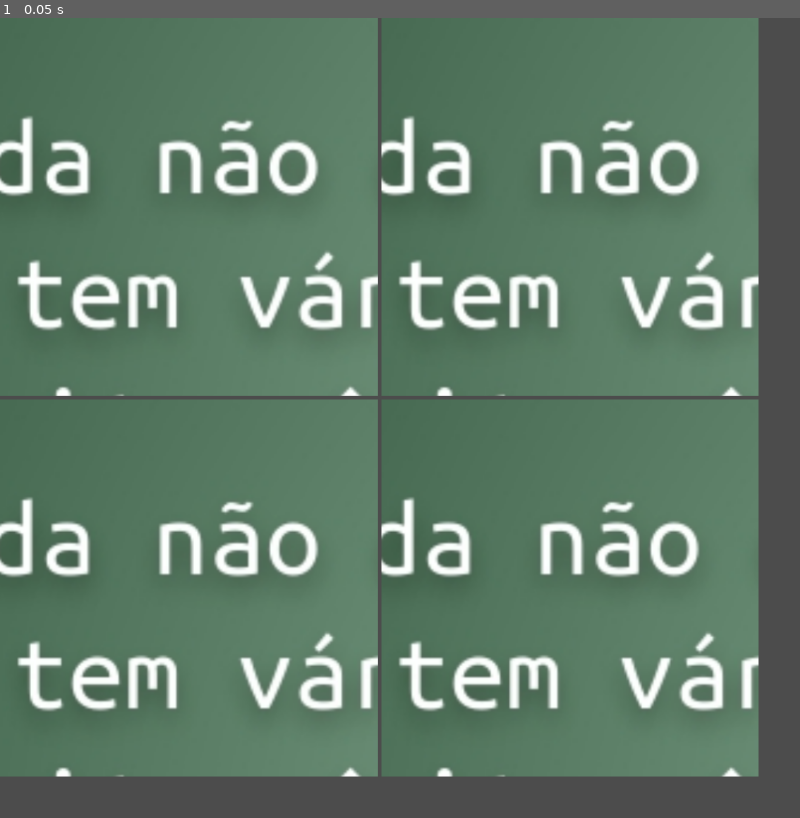
Above: before the commit, frame 1.
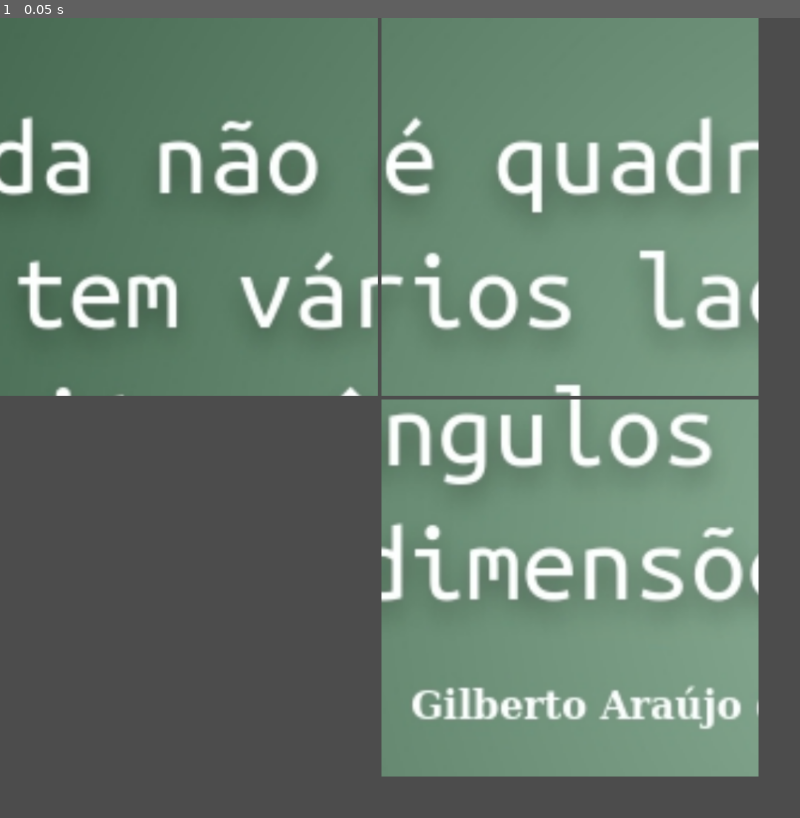
Above: after the commit, the same moment.

Repository: rilifon/nomecomcopyright
Game: Godot game, scene res://Game/SliderBoard.tscn
Same seed, same stepped clock (60 frames per second), same inputs: the game is played once before the commit and once after it. The engine's default icon, where the game draws it, is replaced by a stand-in: a white triangle on a blue panel in a dark square.
Inputs:
- Up to frame 1 (0.05 s): no input

The runs differ from the first frame. In frame 1, 43% of the frame differs, in the area x 0-95%, y 12-95%.

Commit message:
Simple fake piece working

Diff:
--- a/project/Game/SliderBoard.gd
+++ b/project/Game/SliderBoard.gd
@@ -17,6 +17,7 @@
 var picture : ImageTexture
 
 func _ready() -> void:
+	randomize()
 	picture = get_picture()
 	rows = 2
 	columns = 2
@@ -48,17 +49,21 @@
 
 func make_board() -> void:
 	board = []
+	var fake_piece = randi()%rows*columns
 	for r in range(rows):
 		board.append([])
 		for c in range(columns):
-			create_piece(r, c)
+			create_piece(r, c, fake_piece == r*columns + c)
 
-func create_piece(r: int, c: int) -> void:
+func create_piece(r: int, c: int, fake_piece: bool) -> void:
 	var new_piece = PIECE.instance()
-	new_piece.setup(picture, rows, columns, r * columns + c)
+	if fake_piece:
+		new_piece.setup(picture, rows, columns, -1)
+	else:
+		new_piece.setup(picture, rows, columns, r * columns + c)
 	board[r].insert(c, new_piece)
 	Grid.add_child(new_piece)
 	new_piece.connect("button_down", self, "_on_button_pressed", [new_piece])
 
-func _on_button_pressed(piece: TextureButton) -> void:
+func _on_button_pressed(_piece: TextureButton) -> void:
 	pass
--- a/project/Game/SliderPiece.gd
+++ b/project/Game/SliderPiece.gd
@@ -10,5 +10,5 @@
 	material = MATERIAL.duplicate()
 	material.set_shader_param("tex", texture)
 	material.set_shader_param("dimensions", Vector2(w,h))
+	self.id = new_id
 	material.set_shader_param("id", id)
-	self.id = new_id
--- a/project/Game/SliderPiece.shader
+++ b/project/Game/SliderPiece.shader
@@ -5,9 +5,13 @@
 uniform int id;
 
 void fragment(){
-	float w = 1.0/float(dimensions.x);
-	float h = 1.0/float(dimensions.y);
-	float u = float(id%int(dimensions.y))*w;
-	float v = float(id/int(dimensions.x))*h;
-	COLOR = texture(tex, vec2(UV.x*w, UV.y*h)+vec2(u,v));
+	if (id != -1) {
+		float w = 1.0/float(dimensions.x);
+		float h = 1.0/float(dimensions.y);
+		float u = float(id%int(dimensions.y))*w;
+		float v = float(id/int(dimensions.x))*h;
+		COLOR = texture(tex, vec2(UV.x*w, UV.y*h)+vec2(u,v));
+	}else{
+		COLOR = vec4(1.0, 0.0, 0.0, 0.0);
+	}
 }
--- a/project/Game/SliderPieceMaterial.tres
+++ b/project/Game/SliderPieceMaterial.tres
@@ -1,24 +1,10 @@
 [gd_resource type="ShaderMaterial" load_steps=3 format=2]
 
 [ext_resource path="res://icon.png" type="Texture" id=1]
-
-[sub_resource type="Shader" id=1]
-code = "shader_type canvas_item;
-
-uniform sampler2D tex;
-uniform vec2 dimensions;
-uniform int id;
-
-void fragment(){
-	float w = 1.0/float(dimensions.x);
-	float h = 1.0/float(dimensions.y);
-	float u = float(id%int(dimensions.y))*w;
-	float v = float(id/int(dimensions.x))*h;
-	COLOR = texture(tex, vec2(UV.x*w, UV.y*h)+vec2(u,v));
-}"
+[ext_resource path="res://Game/SliderPiece.shader" type="Shader" id=2]
 
 [resource]
-shader = SubResource( 1 )
+shader = ExtResource( 2 )
 shader_param/dimensions = Vector2( 2, 2 )
 shader_param/id = null
 shader_param/tex = ExtResource( 1 )
